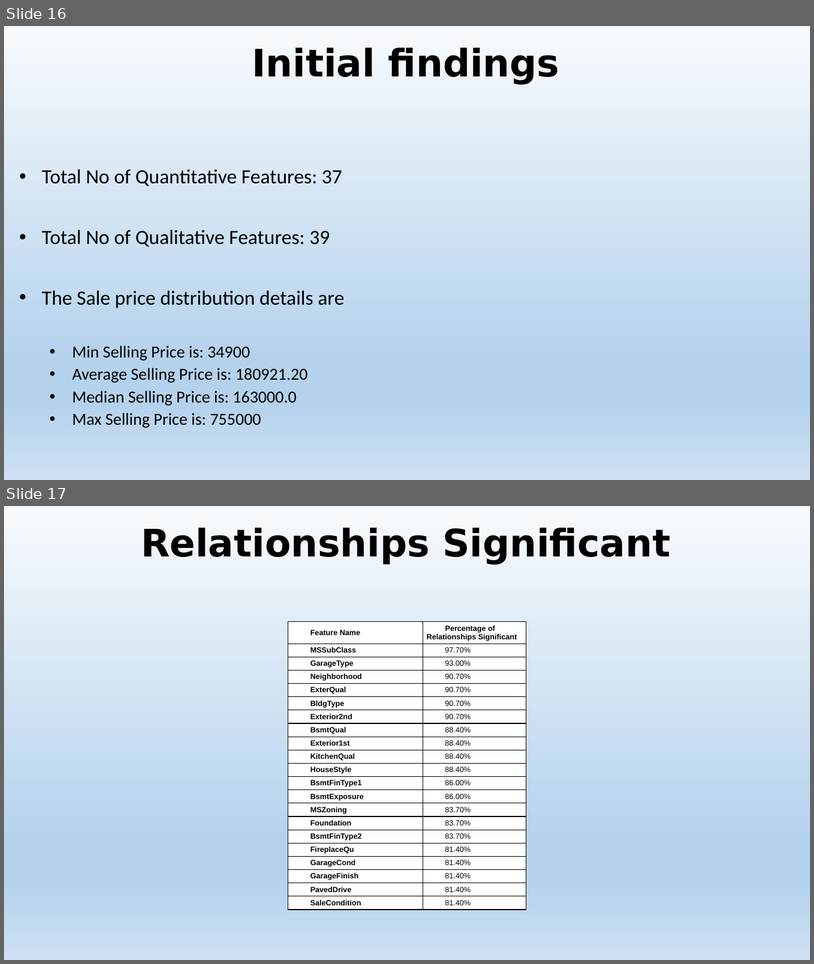
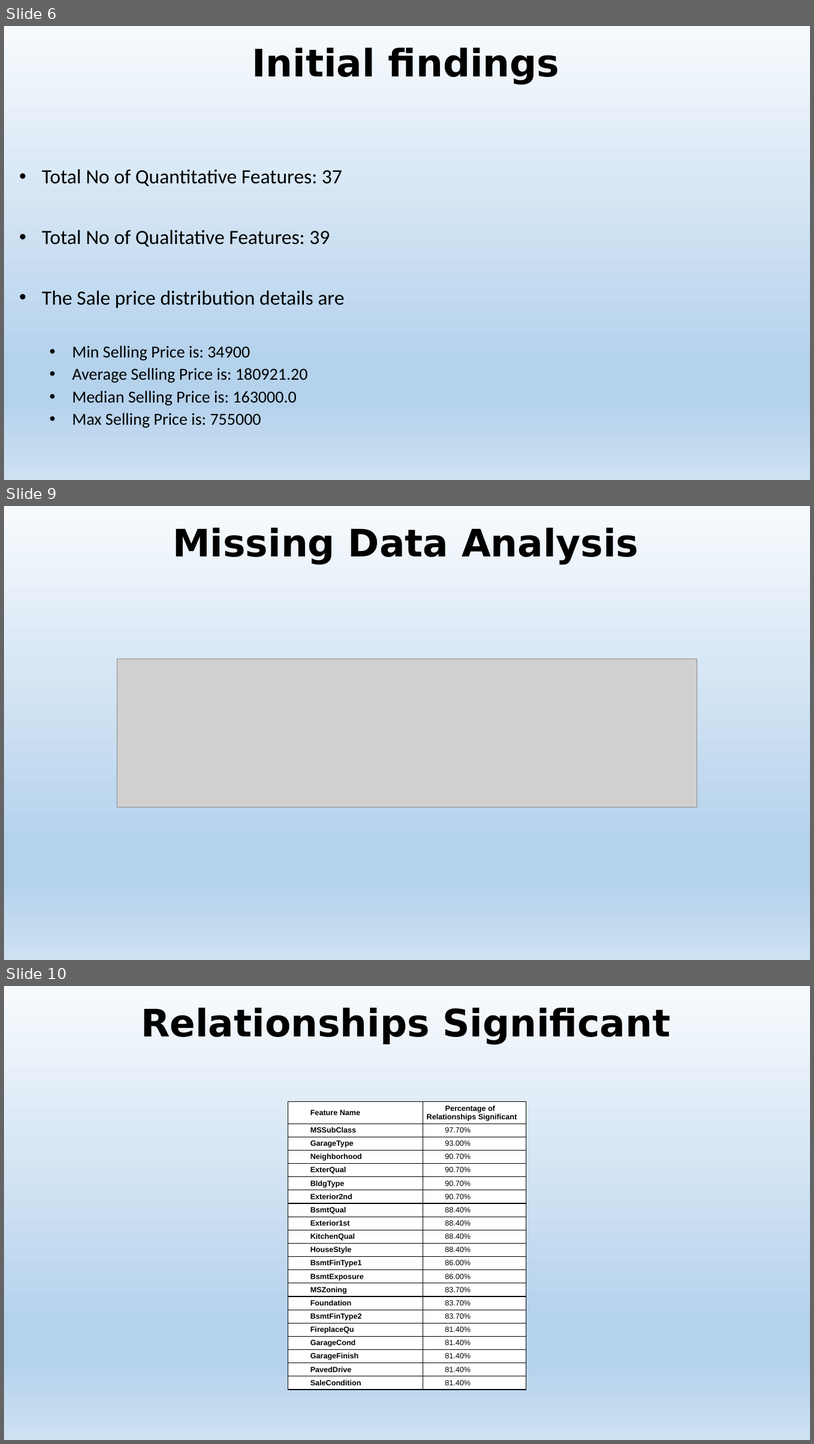
Before and after one commit to vibaskaran/SpringBoard, a slide deck: Capstone-01/Predict House Sales Prices Presentation.pptx. Shown one above the other, each under a label of ours: slides 16 and 17 before the commit, slides 6, 9 and 10 after it; the slides between them are not shown. The pictures are 814x964 and 814x1444 pixels, drawn with LibreOffice and Linux fonts; fonts in the diff are those of the drawing; grey boxes stand for pictures. Boxes give left, top, right and bottom in pixels: in the first picture for what was removed or moved away, otherwise in the second. Text is boxed around its words. In the diff, an @@ line names an element or a change of style, - is before the commit and + after.

```diff
--- a/Capstone-01/Predict House Sales Prices Presentation.pptx
+++ b/Capstone-01/Predict House Sales Prices Presentation.pptx
@@ slide 9 added at bbox=[4, 506, 810, 960], background gradient #F7FAFD to #B5D2EC to #CEE1F2 @@
@@ title added at bbox=[173, 528, 639, 564], 45 pt, text #000000, bold @@
+Missing Data Analysis
@@ picture added at bbox=[117, 658, 697, 807] @@
@@ what was slide 16 is now slide 6 @@
@@ what was slide 17 is now slide 10 @@
```
Also in this commit, not shown: 4 slides changed, 4 other slides added, 10 slides removed.
